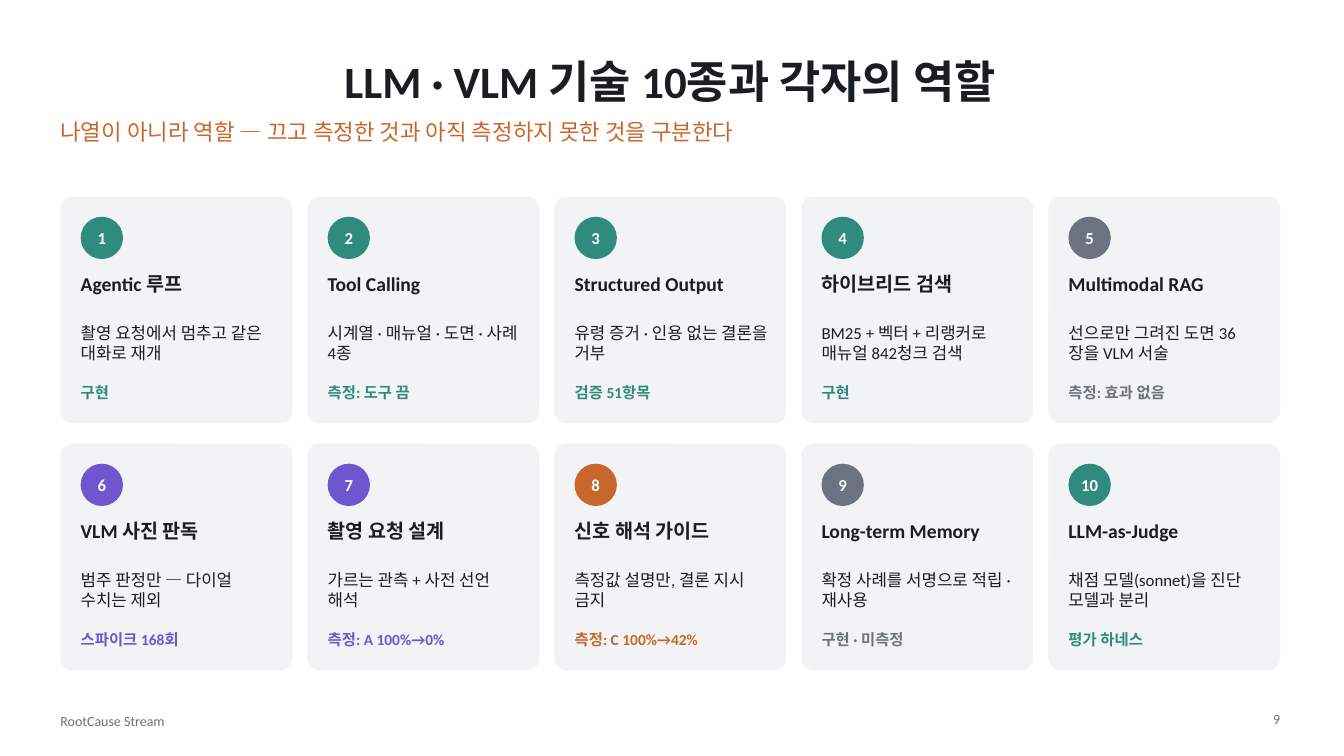
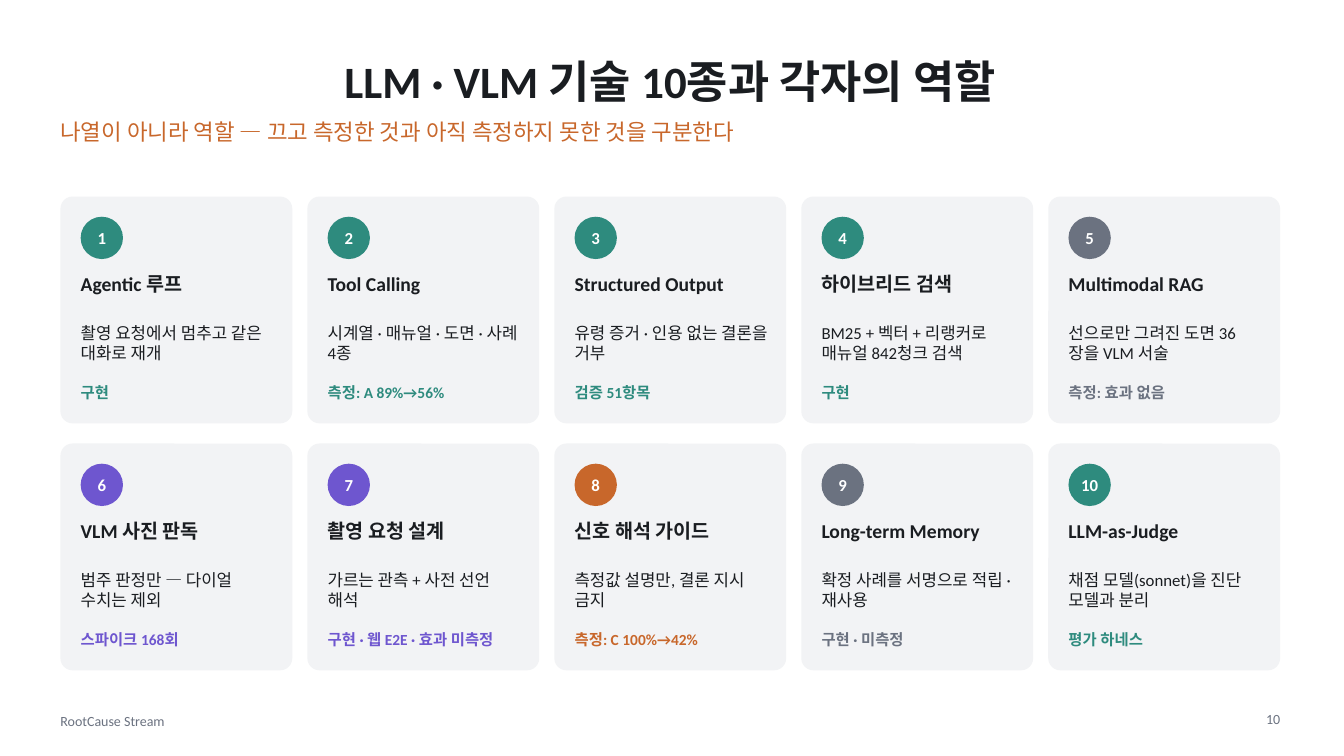
Before and after one commit to dlwogud/rootcause-stream, a slide deck: slide 10 of deck/RootCause_Stream_발표자료.pptx (slide 9 before the commit). Drawn at 1344x756 pixels with LibreOffice and Linux fonts; fonts in the diff are those of the drawing. Boxes give left, top, right and bottom in pixels: in the first picture for what was removed or moved away, otherwise in the second. Text is boxed around its words. In the diff, an @@ line names an element or a change of style, - is before the commit and + after.

```diff
--- a/deck/RootCause_Stream_발표자료.pptx
+++ b/deck/RootCause_Stream_발표자료.pptx
@@ text at bbox=[328, 385, 445, 400]: text changed @@
-측정: 도구 끔
+측정: A 89%→56%
@@ text at bbox=[328, 632, 494, 647]: text changed @@
-측정: A 100%→0%
+구현 · 웹 E2E · 효과 미측정
@@ page number at bbox=[1266, 715, 1280, 724]: text changed @@
-9
+10
```
Also in this commit, not shown: 8 other slides changed, 2 slides added, 1 slide removed, 14 other files.
